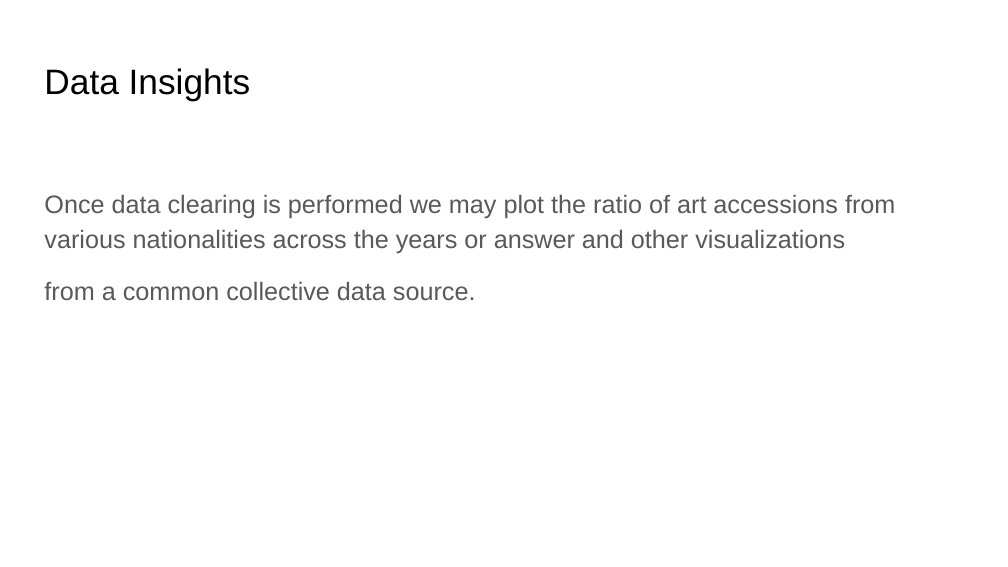
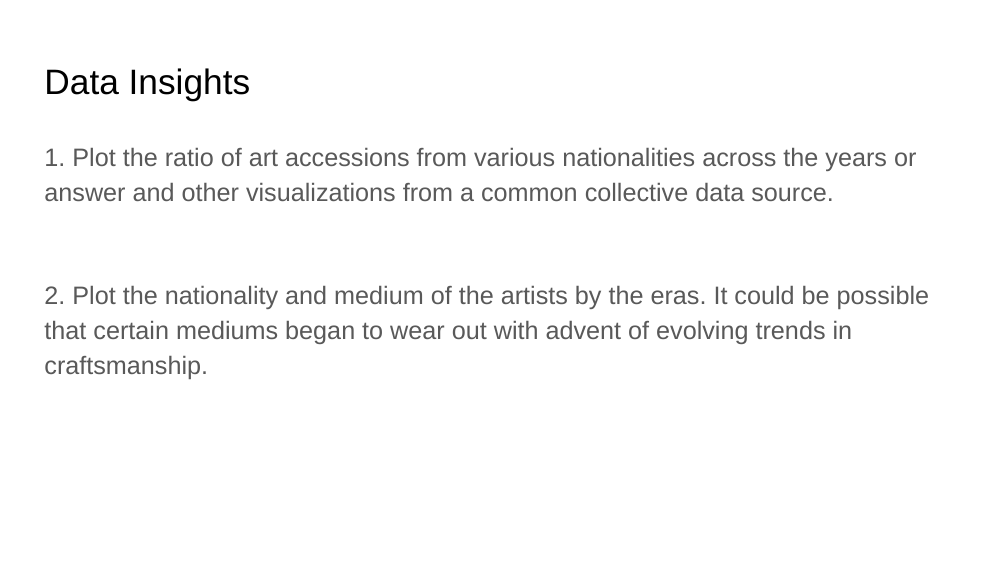
Before and after one commit to IITTeaching/cs520-f23-group-23, a slide deck: slide 7 of main-520-project/CS 520 Data Curation.pptx. Drawn at 1008x567 pixels with LibreOffice and Linux fonts; fonts in the diff are those of the drawing. Boxes give left, top, right and bottom in pixels: in the first picture for what was removed or moved away, otherwise in the second. Text is boxed around its words. In the diff, an @@ line names an element or a change of style, - is before the commit and + after.

```diff
--- a/main-520-project/CS 520 Data Curation.pptx
+++ b/main-520-project/CS 520 Data Curation.pptx
@@ text at box(44, 147, 929, 379): text changed @@
-Once data clearing is performed we may plot the ratio of art accessions from various nationalities across the years or answer and other visualizations
-from a common collective data source.
+1. Plot the ratio of art accessions from various nationalities across the years or answer and other visualizations from a common collective data source.
+2. Plot the nationality and medium of the artists by the eras. It could be possible that certain mediums began to wear out with advent of evolving trends in craftsmanship.
```
Also in this commit, not shown: 6 other slides changed.
